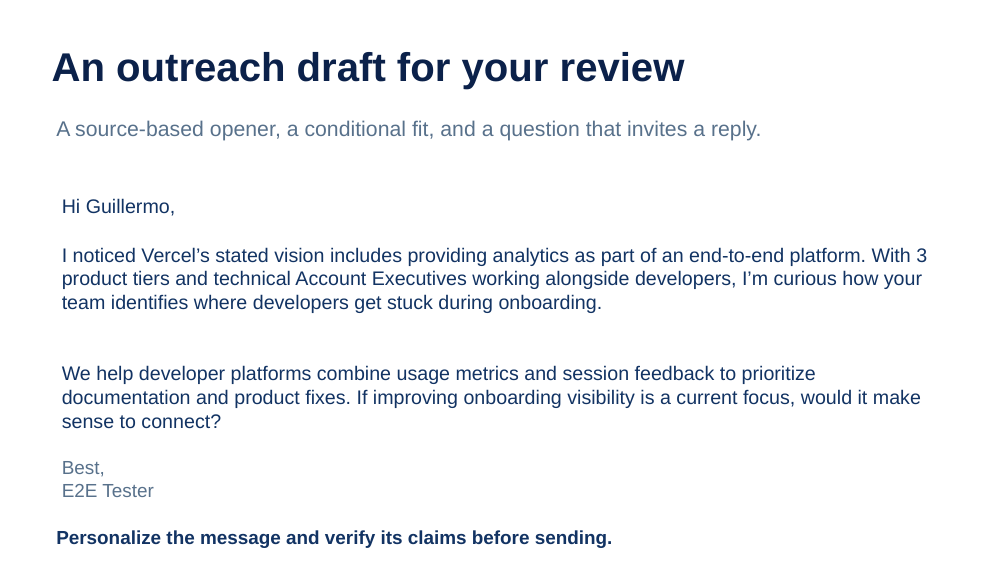
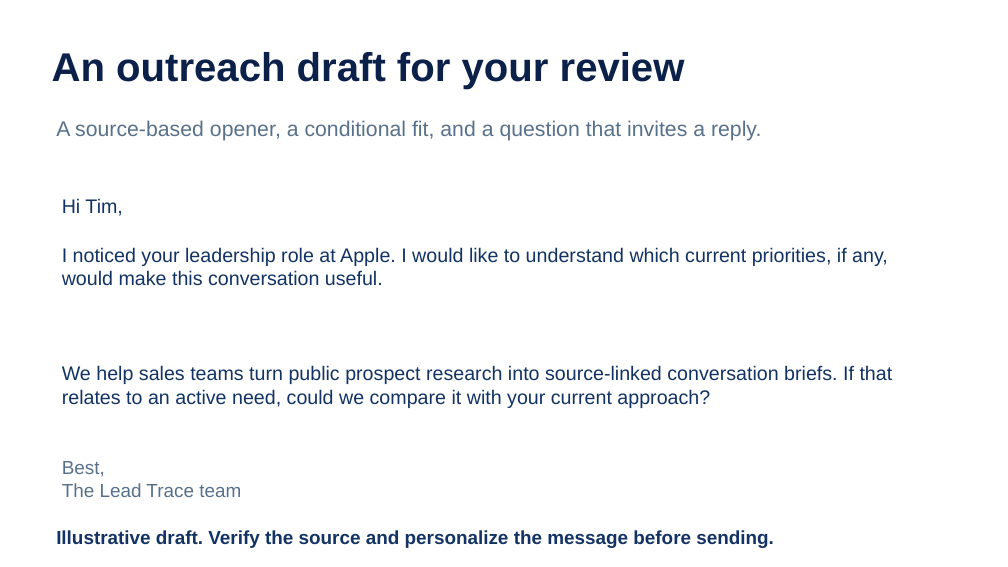
Before and after one commit to afnanahmadtariq/lead-trace, a slide deck: slide 10 of presentation/Lead-Trace-pitch-enhanced.pptx (slide 9 before the commit). Drawn at 1008x567 pixels with LibreOffice and Linux fonts; fonts in the diff are those of the drawing. Boxes give left, top, right and bottom in pixels: in the first picture for what was removed or moved away, otherwise in the second. Text is boxed around its words. In the diff, an @@ line names an element or a change of style, - is before the commit and + after.

```diff
--- a/presentation/Lead-Trace-pitch-enhanced.pptx
+++ b/presentation/Lead-Trace-pitch-enhanced.pptx
@@ text at [62, 198, 122, 216]: text changed @@
-Hi Guillermo,
+Hi Tim,
@@ text at [62, 247, 888, 286]: text changed @@
-I noticed Vercel’s stated vision includes providing analytics as part of an end-to-end platform. With 3 product tiers and technical Account Executives working alongside developers, I’m curious how your team identifies where developers get stuck during onboarding.
+I noticed your leadership role at Apple. I would like to understand which current priorities, if any, would make this conversation useful.
@@ text at [62, 365, 893, 408]: text changed @@
-We help developer platforms combine usage metrics and session feedback to prioritize documentation and product fixes. If improving onboarding visibility is a current focus, would it make sense to connect?
+We help sales teams turn public prospect research into source-linked conversation briefs. If that relates to an active need, could we compare it with your current approach?
@@ text at [62, 483, 241, 497]: text changed @@
-E2E Tester
+The Lead Trace team
@@ text at [56, 530, 774, 548]: text changed @@
-Personalize the message and verify its claims before sending.
+Illustrative draft. Verify the source and personalize the message before sending.
```
Also in this commit, not shown: 5 other slides changed, 3 slides added, 1 slide removed, 30 other files.
